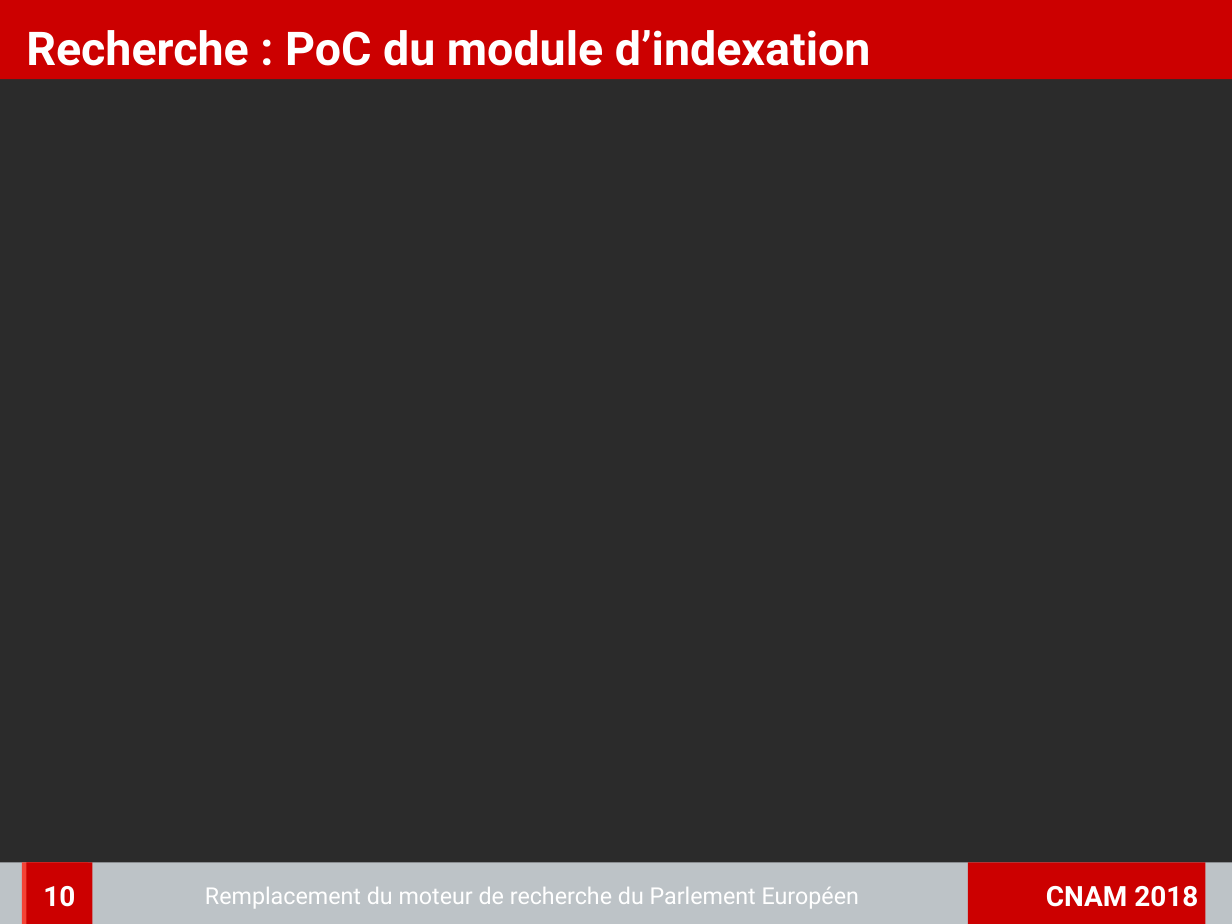
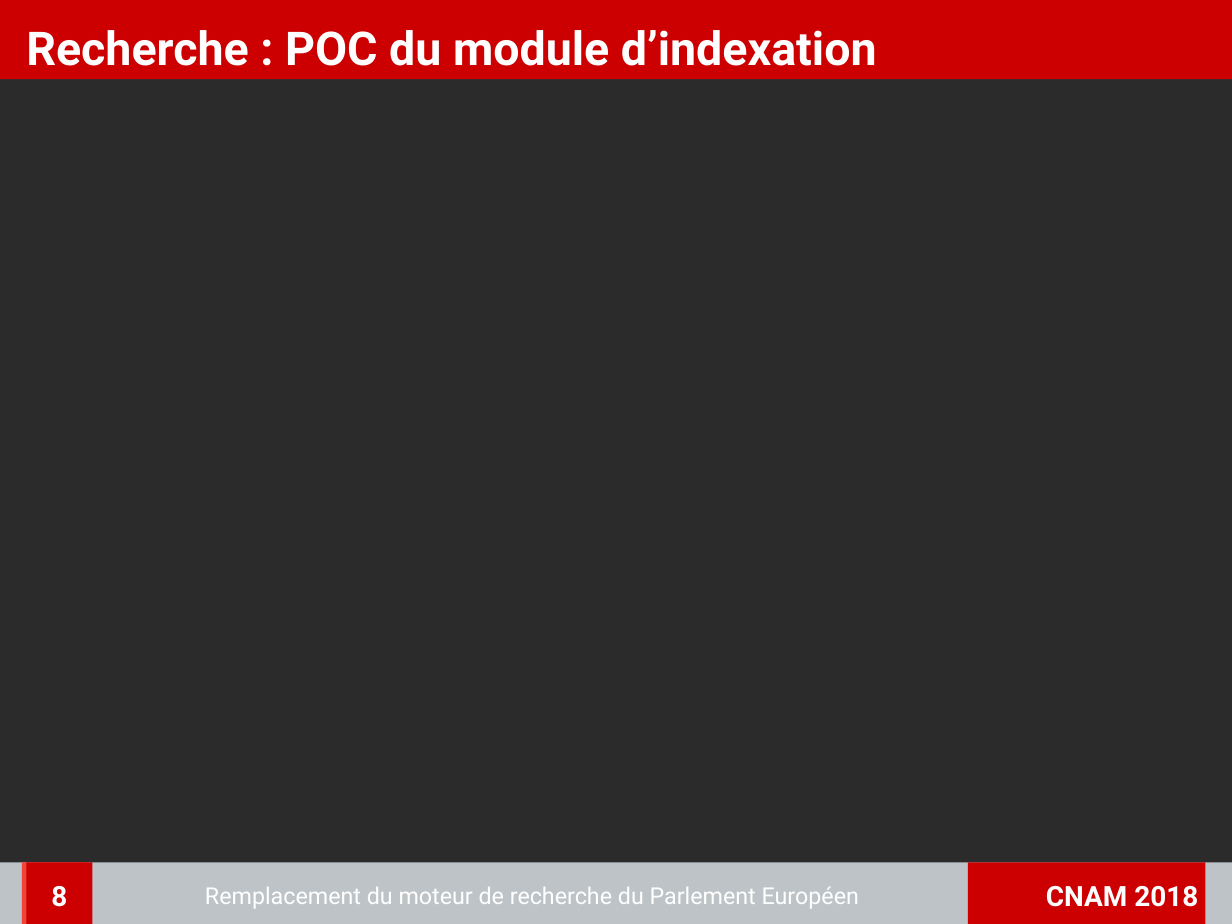
Before and after one commit to charleshuber/4tfront, a slide deck: slide 8 of memoire/presentation/memoire_presentation.odp (slide 10 before the commit). Drawn at 1232x924 pixels with LibreOffice and Linux fonts; fonts in the diff are those of the drawing; background and template pictures are left out; a plain dark background stands for a picture behind light text. Boxes give left, top, right and bottom in pixels: in the first picture for what was removed or moved away, otherwise in the second. Text is boxed around its words. In the diff, an @@ line names an element or a change of style, - is before the commit and + after.

```diff
--- a/memoire/presentation/memoire_presentation.odp
+++ b/memoire/presentation/memoire_presentation.odp
@@ title at bbox=[26, 30, 877, 66]: text changed @@
-Recherche : PoC du module d’indexation
+Recherche : POC du module d’indexation
@@ page number at bbox=[51, 886, 67, 907]: text changed @@
-10
+8
```
Also in this commit, not shown: 3 other slides changed, 2 slides removed, 1 other file.
